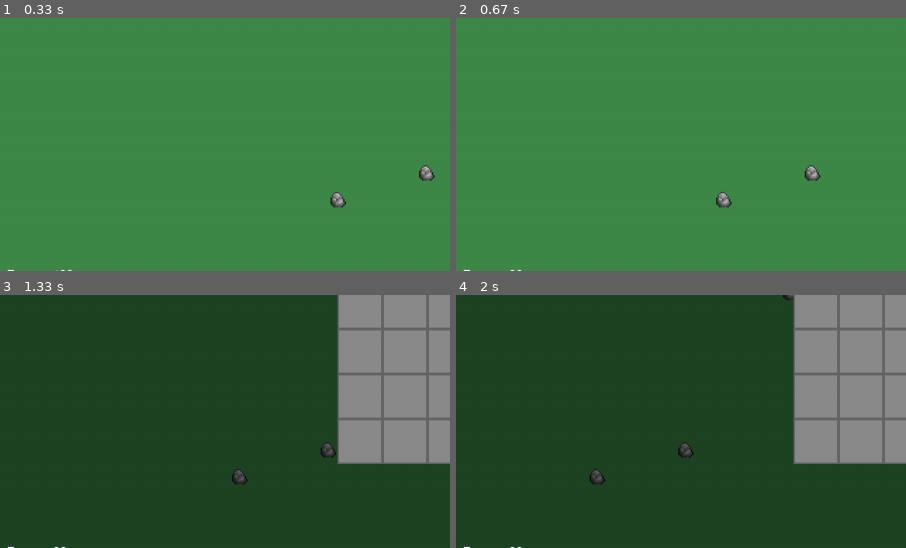
Above: before the commit, frames 1-4 (two rows, left to right).
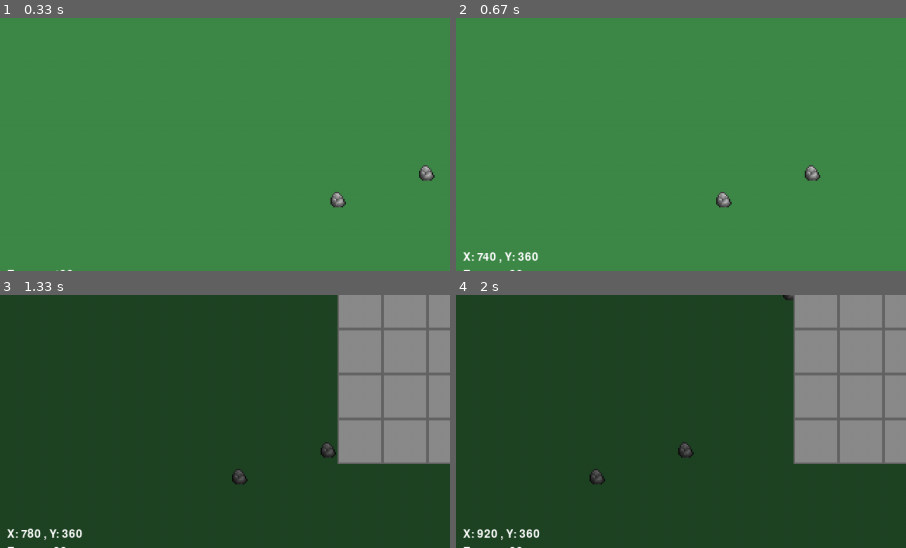
Above: after the commit, the same moments.

Repository: dede-08/survilands-pygame
Game: pygame game, started from main.py
Two runs of this game, one before a commit and one after it. Both use one fixed random seed, a clock stepped at 60 frames per second and the inputs below.
Inputs (mouse positions are % of the whole screen's width and height, from its top left):
- Up to frame 1 (0.33 s): no input
- Up to frame 2 (0.67 s): hold C from 0.33 s (still down); hold D from 0.33 s (still down)
- Up to frame 3 (1.33 s): release C at 0.8 s; release D at 0.8 s; tap I at 0.83 s; click (73, 94) at 1.22 s
- Up to frame 4 (2 s): hold D 1.5-1.97 s; tap F at 1.57, 1.87 s
The pictures show only the part of the screen within x 0-50%, y 34-84%; the shares and areas given below are measured in that part.

Frame 1 is identical in both runs. In frame 2, 0.3% of the frame differs, in the area x 1-19%, y 92-97%; in frame 3, 0.3%; in frame 4, 0.3%.

Commit message:
implementacion de sistema de coordenadas

Diff:
--- a/main.py
+++ b/main.py
@@ -16,6 +16,7 @@
     world = World(constants.WIDTH, constants.HEIGHT)
     character = Character(constants.WIDTH // 2, constants.HEIGHT // 2)
     show_inventory = False
+    show_coordinates = False
 
     status_update_timer = 0
 
@@ -38,6 +39,8 @@
                     character.update_food(20)
                 if event.key == pygame.K_t:
                     character.update_thirst(20)
+                if event.key == pygame.K_c:
+                    show_coordinates = not show_coordinates
 
             #manejar eventos del mouse para el inventario
             if event.type == pygame.MOUSEBUTTONDOWN:
@@ -112,6 +115,10 @@
         screen.blit(stamina_text, (10, constants.HEIGHT - 40))
         screen.blit(time_text, (10, constants.HEIGHT - 15))
 
+        if show_coordinates:
+            coord_text = font.render(f"X: {int(character.x)} , Y: {int(character.y)}", True, constants.WHITE)
+            screen.blit(coord_text, (10, constants.HEIGHT - 140))
+
         pygame.display.flip()
 
 
